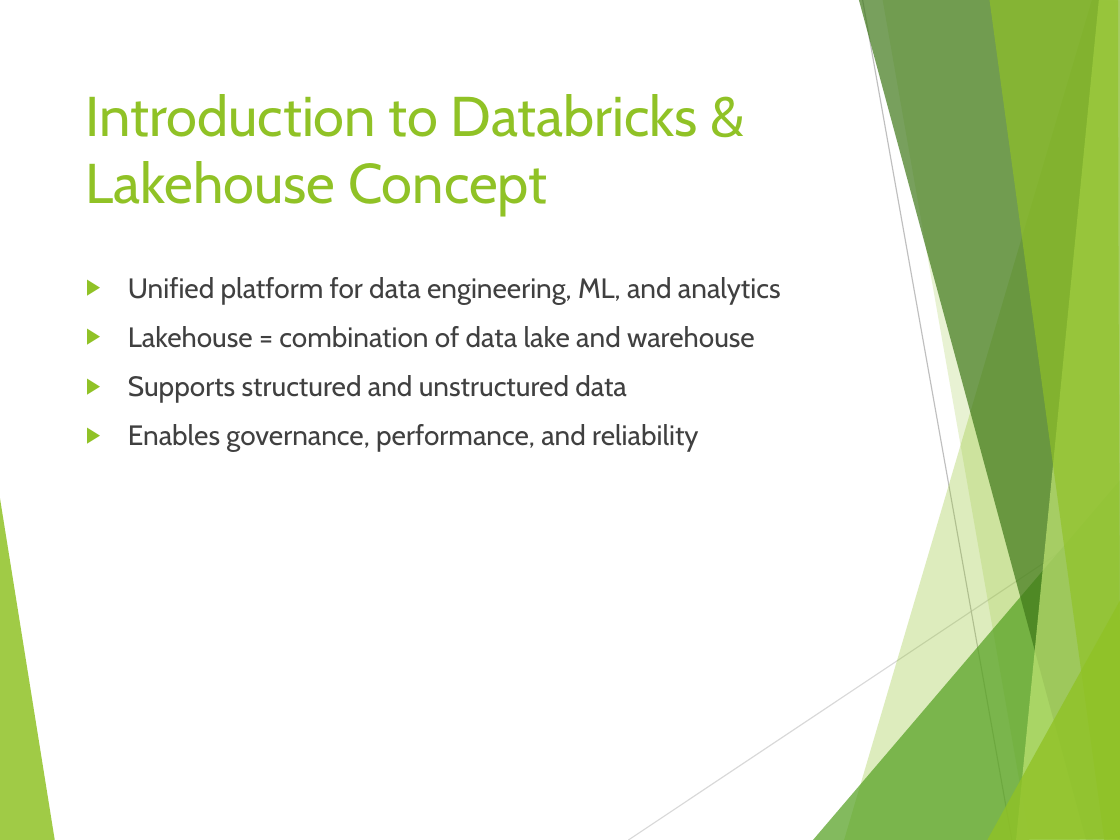
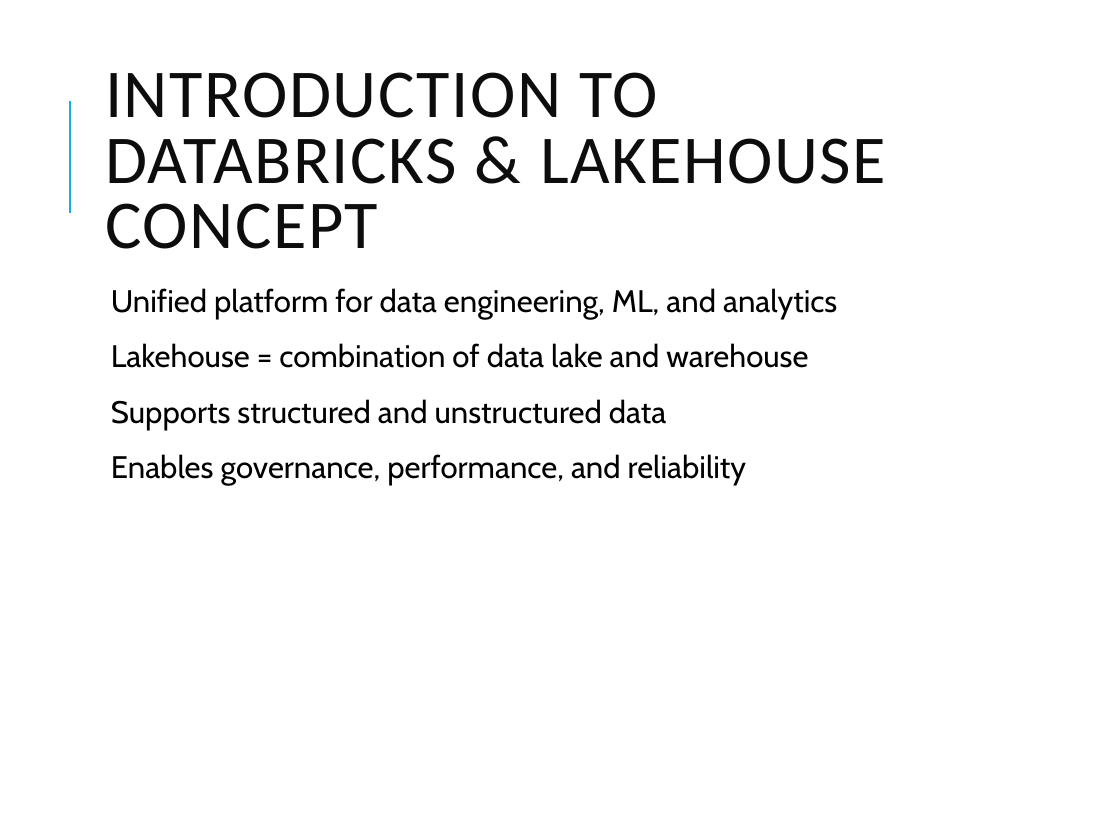
Before and after one commit to vivek1570/DE-Content-WithSnowflakes, a slide deck: slide 2 of Week-1/Day-5/Databricks_Lakehouse_Overview.pptx. Drawn at 1120x840 pixels with LibreOffice and Linux fonts; fonts in the diff are those of the drawing. Boxes give left, top, right and bottom in pixels: in the first picture for what was removed or moved away, otherwise in the second. Text is boxed around its words. In the diff, an @@ line names an element or a change of style, - is before the commit and + after.

```diff
--- a/Week-1/Day-5/Databricks_Lakehouse_Overview.pptx
+++ b/Week-1/Day-5/Databricks_Lakehouse_Overview.pptx
@@ title "INTRODUCTION TO DATABRICKS & LAKEHOUSE ..." at (105, 72, 886, 249): vertical alignment top to middle @@
@@ title at (105, 72, 886, 249): text changed; size 36 to 44 pt; font Cabin to Calibri; text colour #90C226 to #0D0D0D @@
-Introduction to Databricks & Lakehouse Concept
+INTRODUCTION TO DATABRICKS & LAKEHOUSE CONCEPT
@@ line added from (69, 213) to (69, 101), #1CADE4 1.5 pt @@
@@ text "Unified platform for data engineering, ...": place and size @@
-text "Unified platform for data engineering, ..." at (128, 277, 781, 452)
+text "Unified platform for data engineering, ..." at (111, 288, 837, 486)
@@ text "Unified platform for data engineering, ..." at (111, 288, 837, 486): size 18 to 20 pt, text colour #404040 to #000000; bullet ▶ to  ; line spacing 1 to 0.9; more space between paragraphs; bullet colour #90C226 to #1CADE4 @@
@@ group removed at (0, 0, 1120, 840): 8 freeform shapes, 2 lines @@
```
Also in this commit, not shown: 9 other slides changed, 1 slide added, 16 other files.
